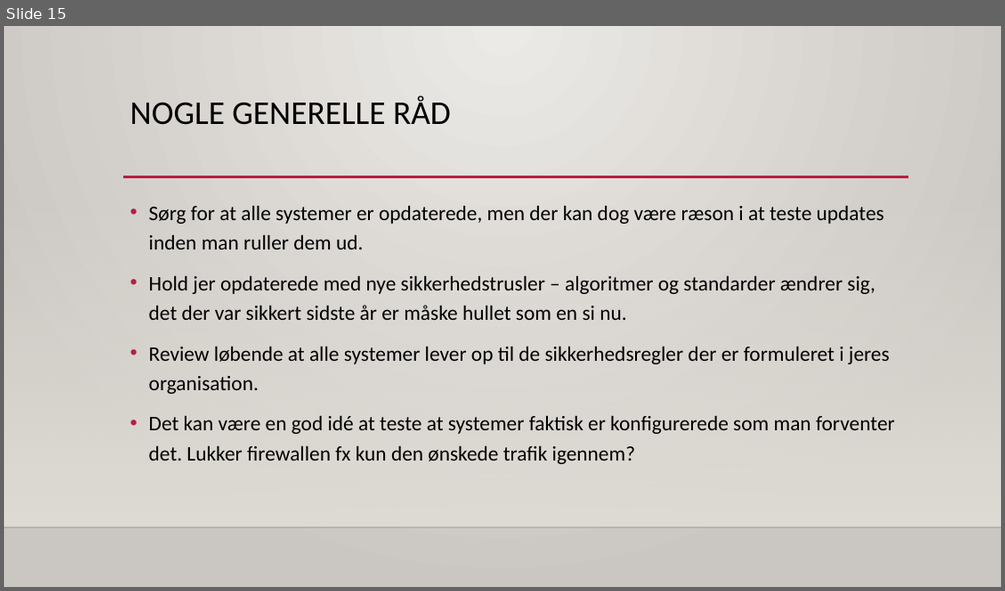
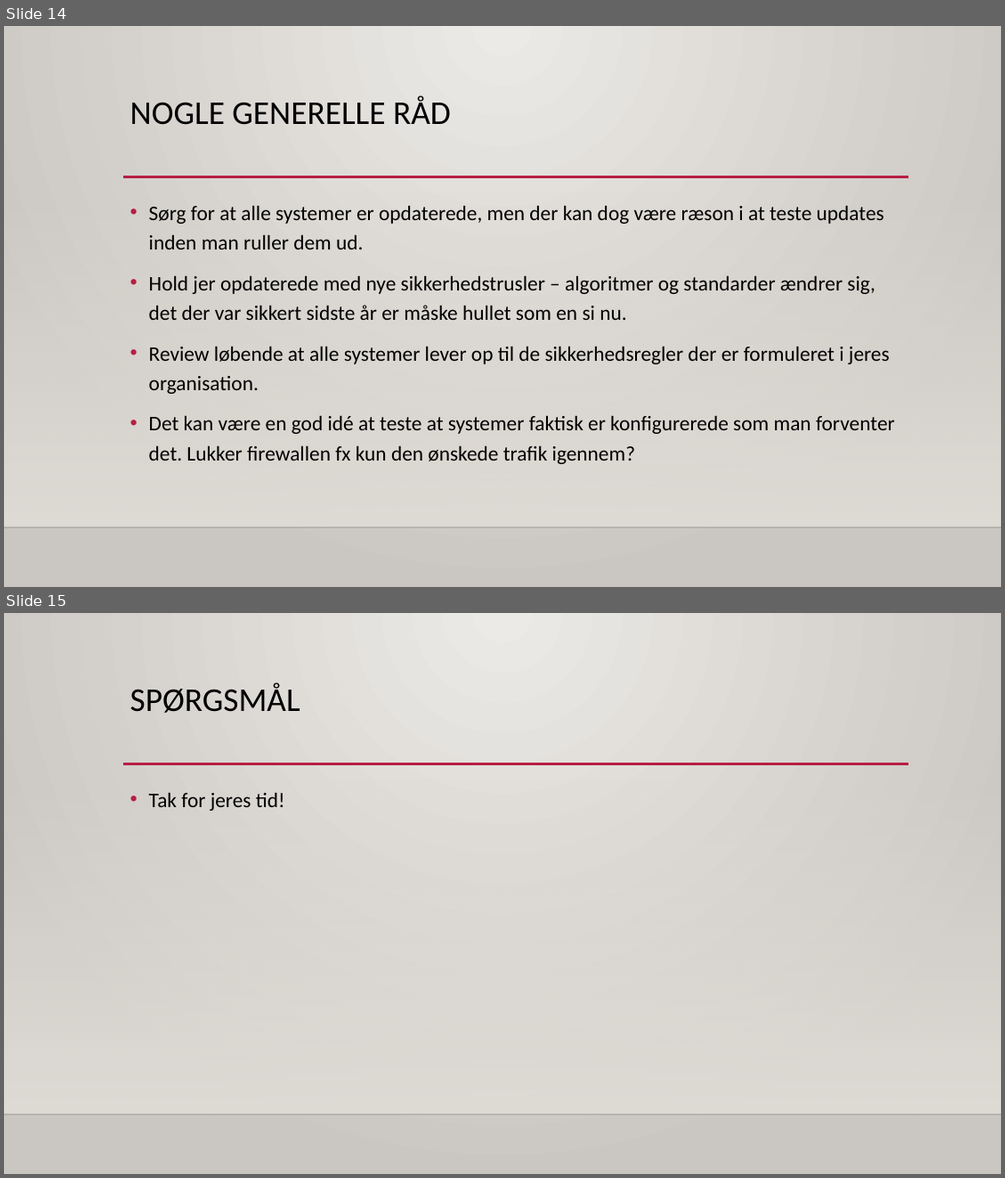
Before and after one commit to philipkaare/presentations, a slide deck: Smartlearning.dk/IT-sikkerhed - webinar 3.pptx. Shown one above the other, each under a label of ours: slide 15 before the commit, slides 14 and 15 after it. The pictures are 1005x591 and 1005x1178 pixels, drawn with LibreOffice and Linux fonts; fonts in the diff are those of the drawing; background and template pictures are left out. Boxes give left, top, right and bottom in pixels: in the first picture for what was removed or moved away, otherwise in the second. Text is boxed around its words. In the diff, an @@ line names an element or a change of style, - is before the commit and + after.

```diff
--- a/Smartlearning.dk/IT-sikkerhed - webinar 3.pptx
+++ b/Smartlearning.dk/IT-sikkerhed - webinar 3.pptx
@@ slide 15 added at (x1=4, y1=613, x2=1001, y2=1174), background gradient #ECEAE7 to #CAC7C1; not listed: 3 template elements that a slide beside it also shows @@
@@ title added at (x1=130, y1=683, x2=300, y2=713), 32 pt, text #000000 @@
+SPØRGSMÅL
@@ text added at (x1=149, y1=792, x2=285, y2=811), 20 pt, text #000000 @@
+• Tak for jeres tid!
@@ what was slide 15 is now slide 14 @@
```
Also in this commit, not shown: 1 slide removed, 1 other file.
